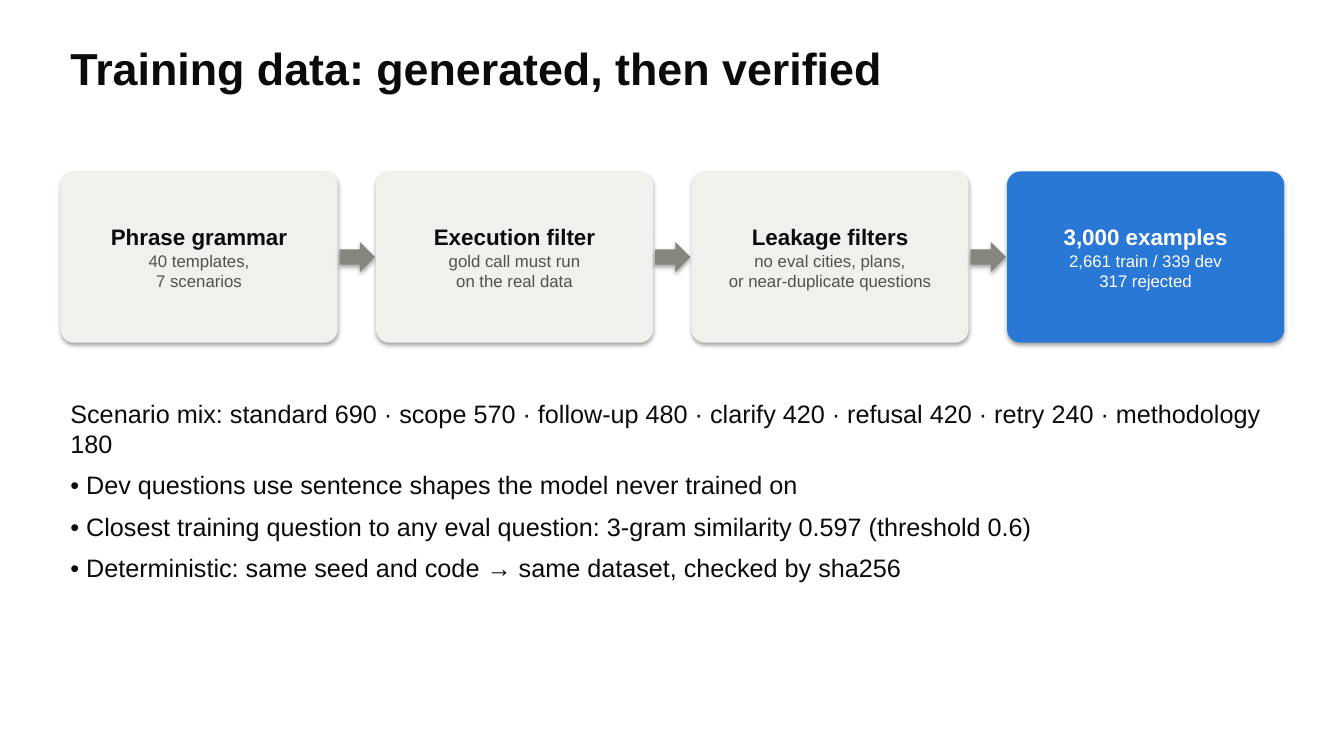
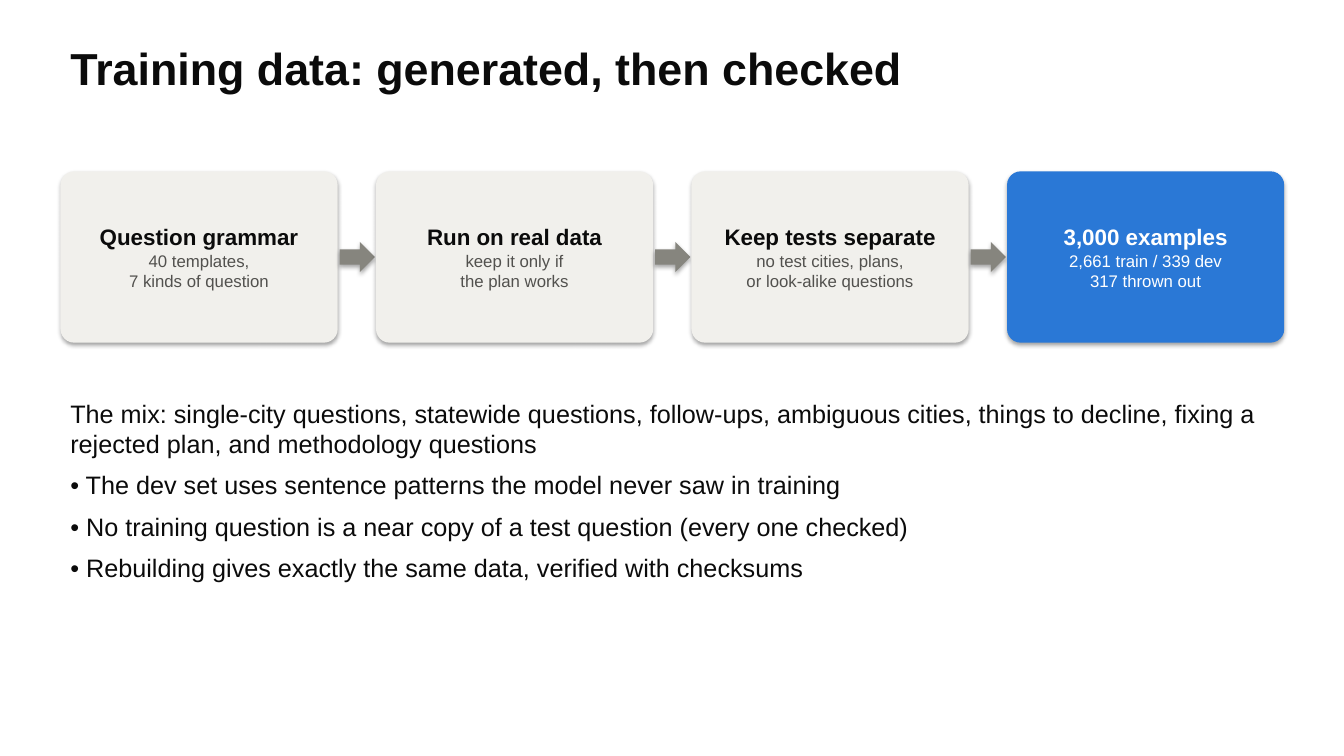
Before and after one commit to weimiao67/llm-class-final, a slide deck: slide 7 of docs/slides/housing-analyst.pptx (slide 6 before the commit). Drawn at 1344x756 pixels with LibreOffice and Linux fonts; fonts in the diff are those of the drawing. Boxes give left, top, right and bottom in pixels: in the first picture for what was removed or moved away, otherwise in the second. Text is boxed around its words. In the diff, an @@ line names an element or a change of style, - is before the commit and + after.

```diff
--- a/docs/slides/housing-analyst.pptx
+++ b/docs/slides/housing-analyst.pptx
@@ text at [70,52,901,93]: text changed @@
-Training data: generated, then verified
+Training data: generated, then checked
@@ text in rounded rectangle at [100,228,299,291]: text changed @@
-Phrase grammar
-40 templates,
-7 scenarios
+Question grammar
+40 templates,
+7 kinds of question
@@ text in rounded rectangle at [427,228,602,291]: text changed @@
-Execution filter
-gold call must run
-on the real data
+Run on real data
+keep it only if
+the plan works
@@ text in rounded rectangle at [725,229,936,291]: text changed @@
-Leakage filters
-no eval cities, plans,
-or near-duplicate questions
+Keep tests separate
+no test cities, plans,
+or look-alike questions
@@ text in rounded rectangle at [1069,255,1222,287]: text changed @@
-2,661 train / 339 dev
-317 rejected
+2,661 train / 339 dev
+317 thrown out
@@ text at [70,404,1254,583]: text changed @@
-Scenario mix: standard 690 · scope 570 · follow-up 480 · clarify 420 · refusal 420 · retry 240 · methodology 180
-• Dev questions use sentence shapes the model never trained on
-• Closest training question to any eval question: 3-gram similarity 0.597 (threshold 0.6)
-• Deterministic: same seed and code → same dataset, checked by sha256
+The mix: single-city questions, statewide questions, follow-ups, ambiguous cities, things to decline, fixing a rejected plan, and methodology questions
+• The dev set uses sentence patterns the model never saw in training
+• No training question is a near copy of a test question (every one checked)
+• Rebuilding gives exactly the same data, verified with checksums
```
Also in this commit, not shown: 13 other slides changed, 1 slide added, 4 other files.
